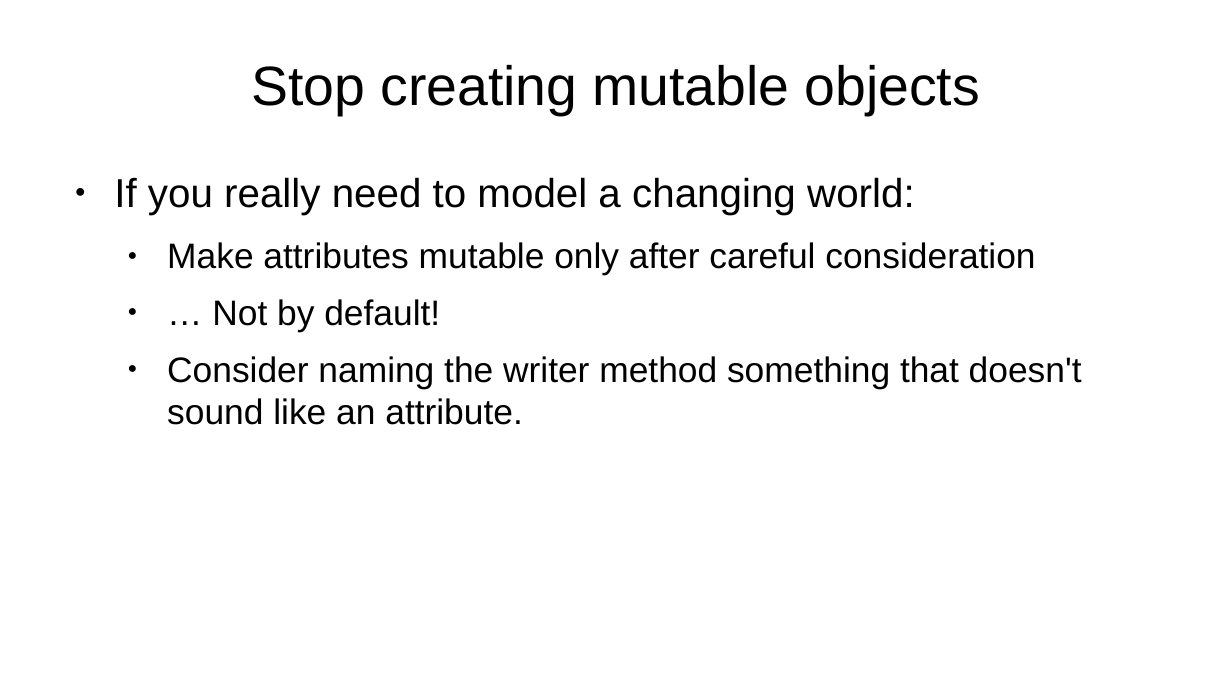
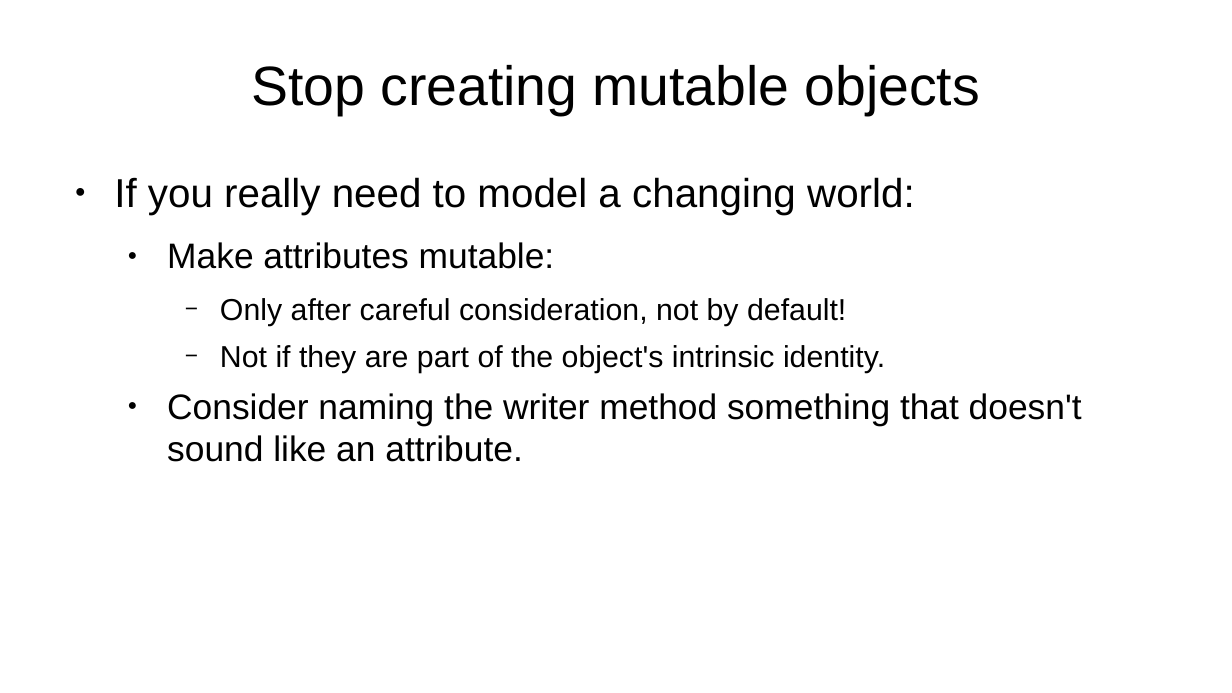
Before and after one commit to tobyink/docs-modern-oop, a slide deck: slide 15 of talks/three-weird-tricks/presentation.odp (slide 14 before the commit). Drawn at 1232x693 pixels with LibreOffice and Linux fonts; fonts in the diff are those of the drawing; background and template pictures are left out. Boxes give left, top, right and bottom in pixels: in the first picture for what was removed or moved away, otherwise in the second. Text is boxed around its words. In the diff, an @@ line names an element or a change of style, - is before the commit and + after.

Commit message:
more updates

```diff
--- a/talks/three-weird-tricks/presentation.odp
+++ b/talks/three-weird-tricks/presentation.odp
@@ text at <box>167,242,885,373</box>: text changed; size 22.8 to 19.5 pt @@
-  ● Make attributes mutable only after careful consideration
-  ● … Not by default!
+  ● Make attributes mutable:
+    − Only after careful consideration, not by default!
+    − Not if they are part of the object's intrinsic identity.
```
Also in this commit, not shown: 3 other slides changed, 6 slides added.
